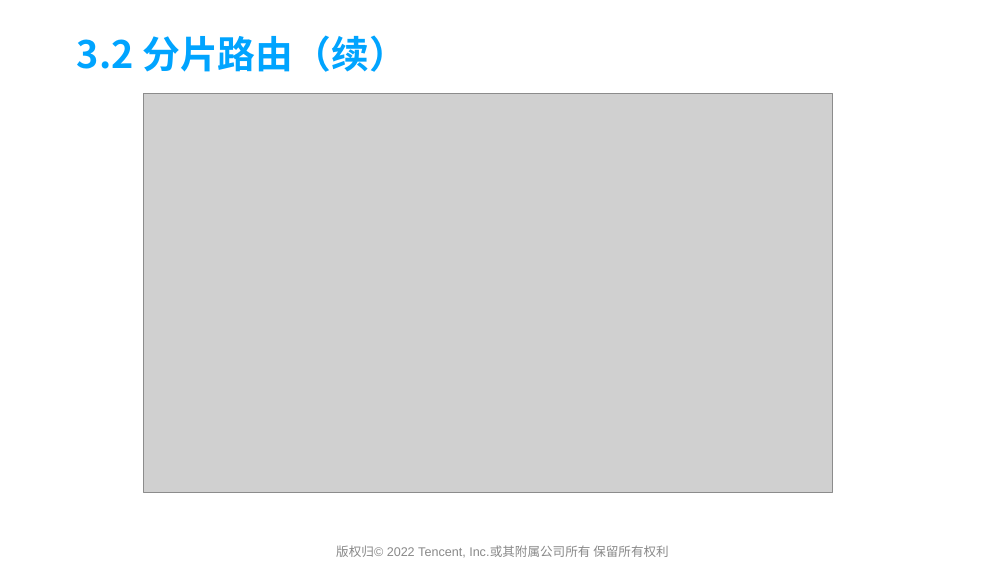
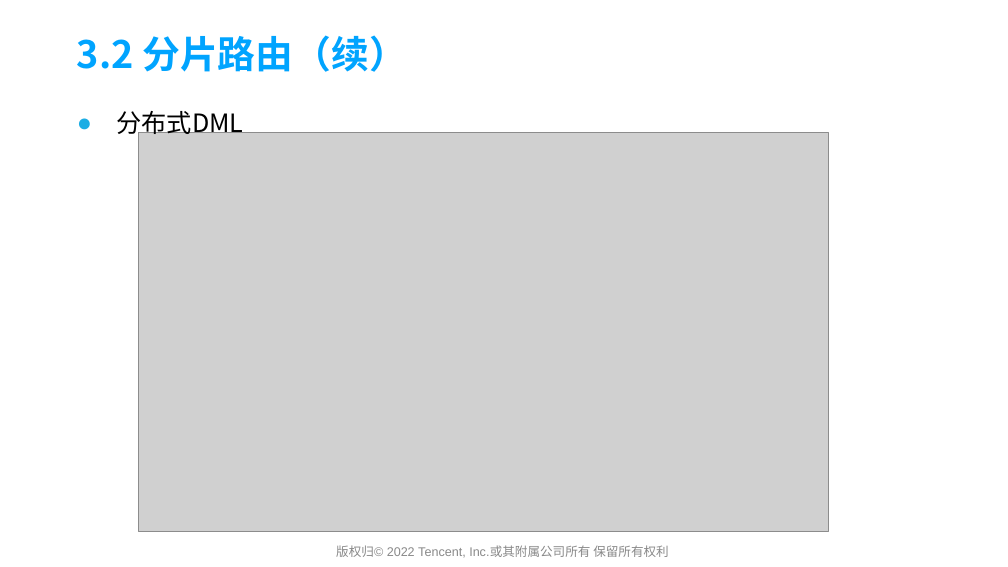
Before and after one commit to yedushusheng/mysql-learning, a slide deck: slide 23 of 28. OLTP/GoldenDB产品简介及架构解析.pptx. Drawn at 1008x567 pixels with LibreOffice and Linux fonts; fonts in the diff are those of the drawing; grey boxes stand for pictures; background and template pictures are left out. Boxes give left, top, right and bottom in pixels: in the first picture for what was removed or moved away, otherwise in the second. Text is boxed around its words. In the diff, an @@ line names an element or a change of style, - is before the commit and + after.

```diff
--- a/28. OLTP/GoldenDB产品简介及架构解析.pptx
+++ b/28. OLTP/GoldenDB产品简介及架构解析.pptx
@@ text added at (117, 111, 244, 140), 24 pt, text #000000 @@
+● 分布式DML
@@ picture: place and size @@
-picture at (144, 93, 833, 492)
+picture at (139, 132, 829, 532)
```
Also in this commit, not shown: 6 other slides changed, 1 slide added.
